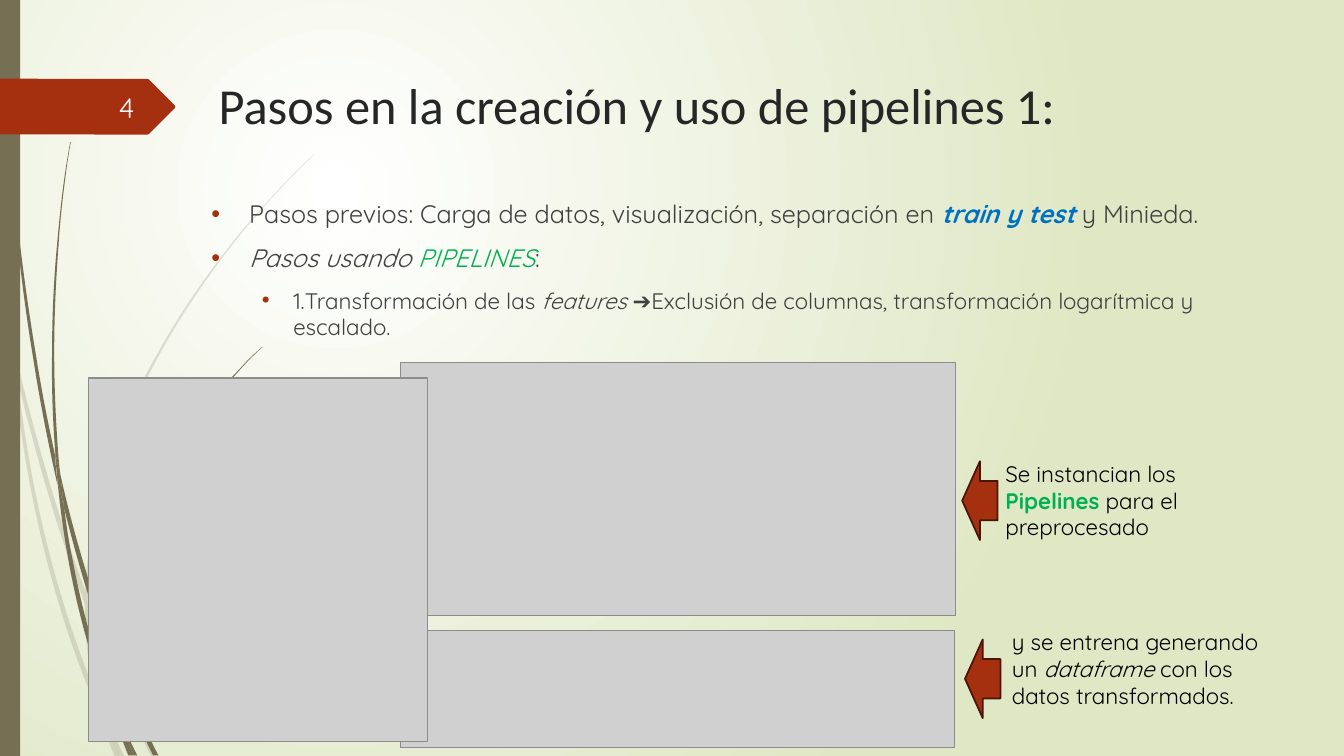
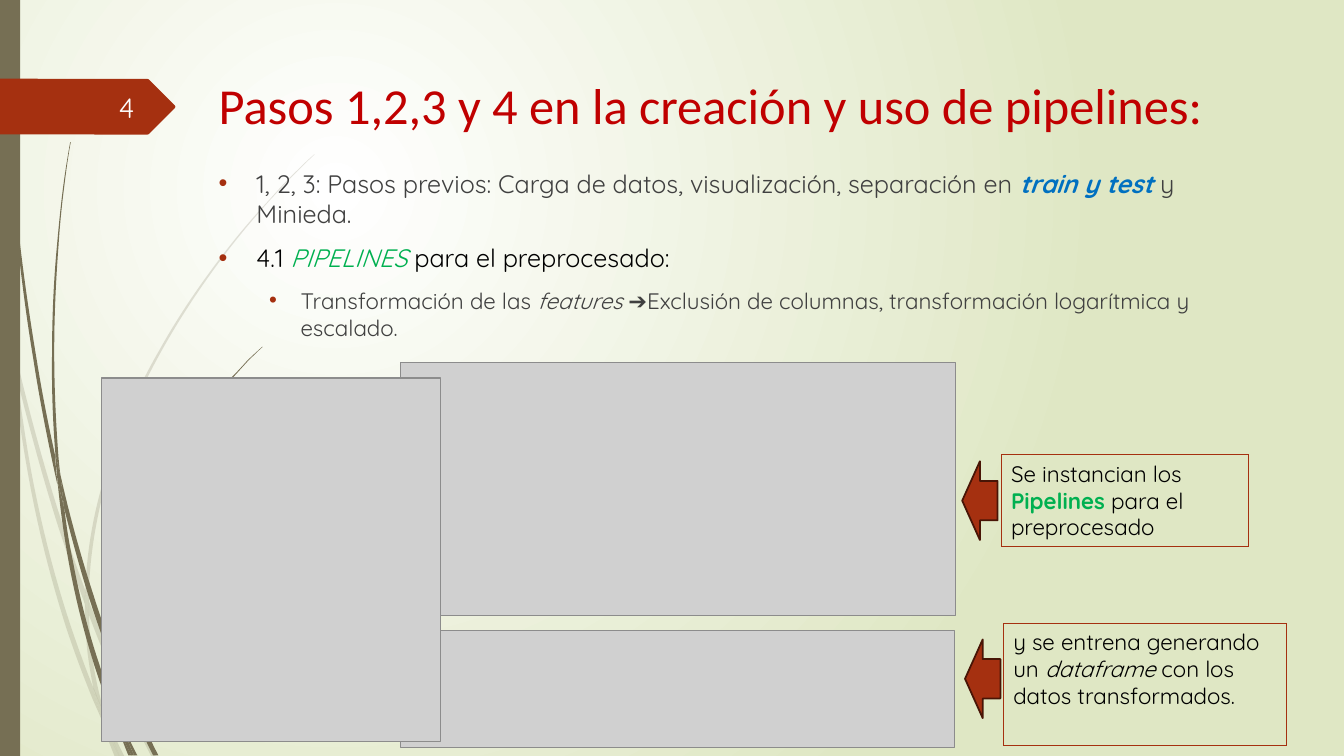
Before and after one commit to somm14/Pipelines_practica, a slide deck: slide 4 of Presentación_PIPELINES.pptx. Drawn at 1344x756 pixels with LibreOffice and Linux fonts; fonts in the diff are those of the drawing; grey boxes stand for pictures. Boxes give left, top, right and bottom in pixels: in the first picture for what was removed or moved away, otherwise in the second. Text is boxed around its words. In the diff, an @@ line names an element or a change of style, - is before the commit and + after.

```diff
--- a/Presentación_PIPELINES.pptx
+++ b/Presentación_PIPELINES.pptx
@@ title at (x1=219, y1=89, x2=1202, y2=132): text changed; text colour #262626 to #C00000 @@
-Pasos en la creación y uso de pipelines 1:
+Pasos 1,2,3 y 4 en la creación y uso de pipelines:
@@ text at (x1=256, y1=174, x2=1190, y2=336): text changed @@
-• Pasos previos: Carga de datos, visualización, separación en train y test y Minieda.
-• Pasos usando PIPELINES:
-  • 1.Transformación de las features ➔Exclusión de columnas, transformación logarítmica y escalado.
+• 1, 2, 3: Pasos previos: Carga de datos, visualización, separación en train y test y Minieda.
+• 4.1 PIPELINES para el preprocesado:
+  • Transformación de las features ➔Exclusión de columnas, transformación logarítmica y escalado.
@@ picture moved from (x1=89, y1=378, x2=427, y2=742) to (x1=102, y1=378, x2=441, y2=742) @@
@@ rectangle "Se instancian los Pipelines para ..." at (x1=1001, y1=455, x2=1248, y2=546): outline none to #A53010 0.75 pt @@
@@ rectangle "Se instancian los Pipelines para ..." resized from (x1=1005, y1=465, x2=1178, y2=540) to (x1=1001, y1=455, x2=1248, y2=546) @@
@@ rectangle "y se entrena generando un ..." resized from (x1=1012, y1=633, x2=1259, y2=705) to (x1=1003, y1=623, x2=1287, y2=745) @@
@@ rectangle "y se entrena generando un ..." at (x1=1003, y1=623, x2=1287, y2=745): outline none to #A53010 0.75 pt @@
```
Also in this commit, not shown: 5 other slides changed, 3 slides added, 1 slide removed.
